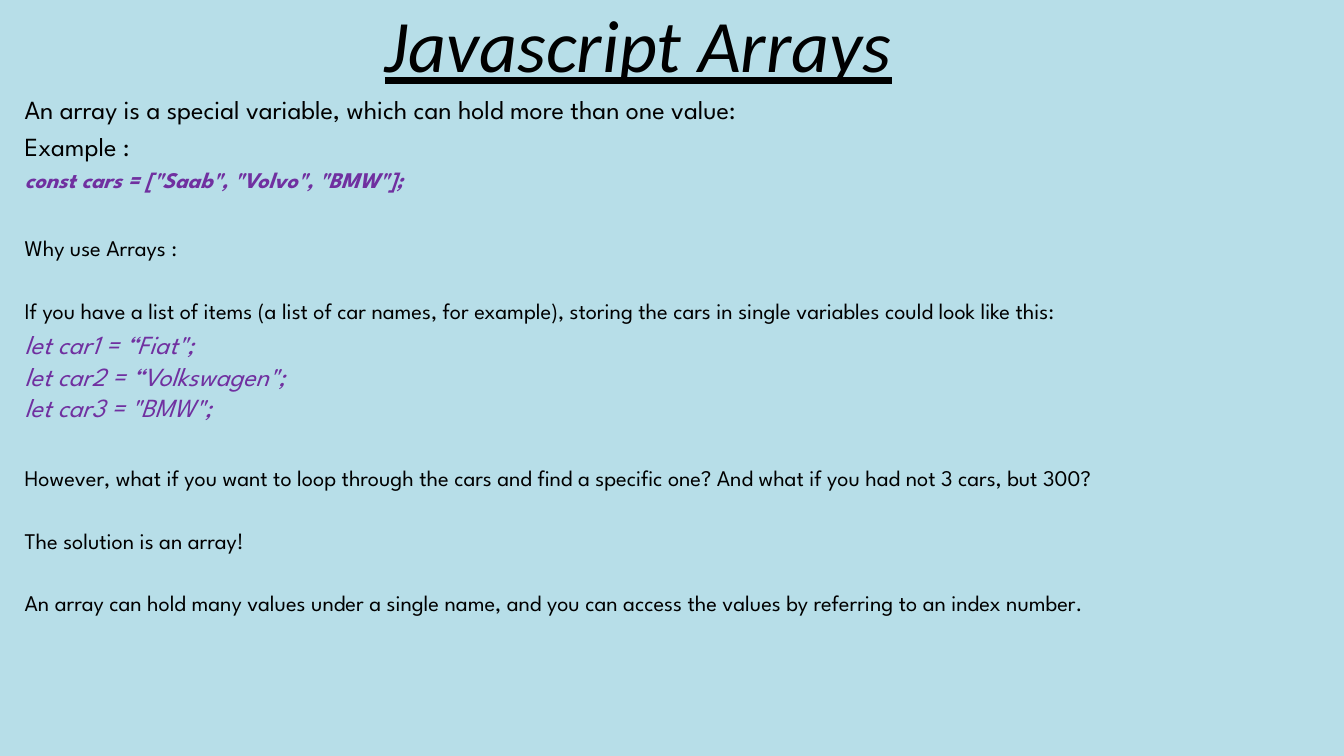
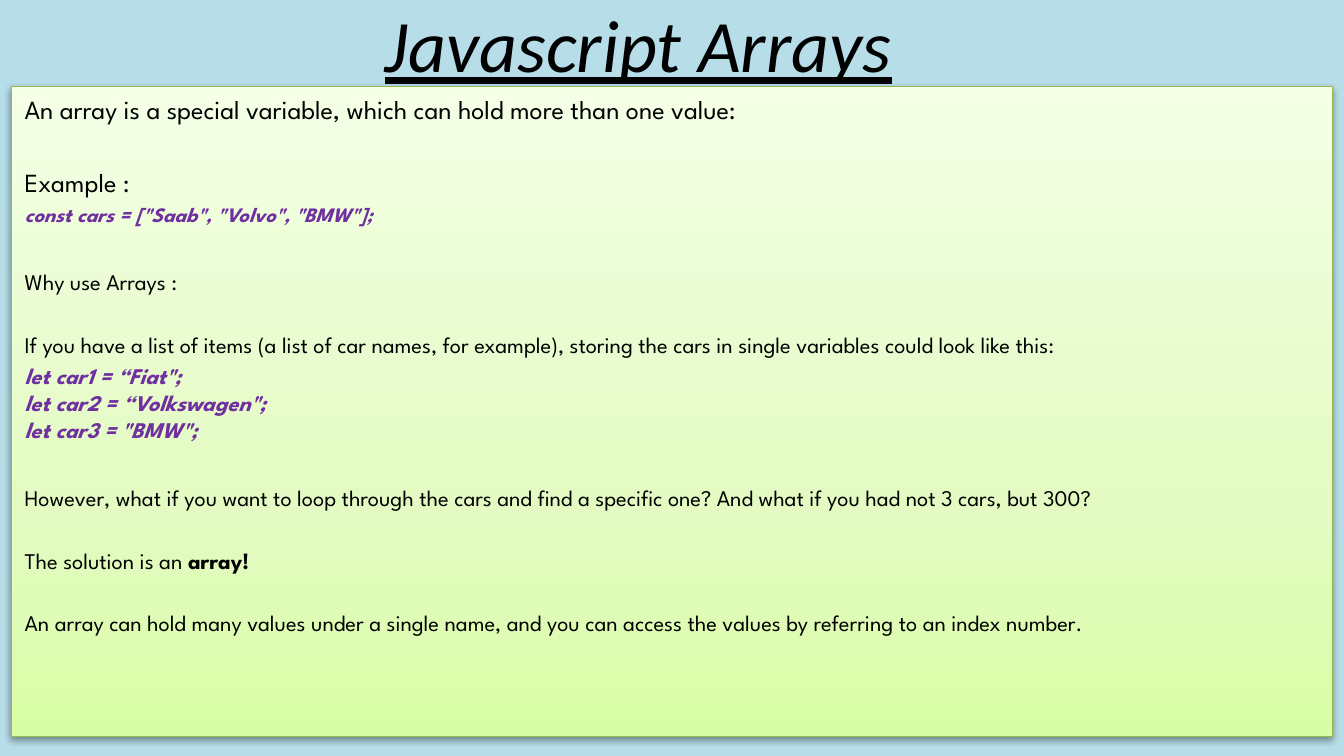
Before and after one commit to triple93r/Javascript_Arrays, a slide deck: slide 1 of JavascriptArrays.pptx. Drawn at 1344x756 pixels with LibreOffice and Linux fonts; fonts in the diff are those of the drawing. Boxes give left, top, right and bottom in pixels: in the first picture for what was removed or moved away, otherwise in the second. Text is boxed around its words. In the diff, an @@ line names an element or a change of style, - is before the commit and + after.

```diff
--- a/JavascriptArrays.pptx
+++ b/JavascriptArrays.pptx
@@ subtitle "An array is a special ...": place and size @@
-subtitle "An array is a special ..." at [25,101,1091,616]
+subtitle "An array is a special ..." at [11,87,1332,737]
@@ subtitle "An array is a special ..." at [11,87,1332,737]: fill none to gradient #DAFDA7 to #E4FCC2 to #F5FFE7; outline none to #98B955 0.75 pt; shadow on @@
@@ subtitle at [25,208,373,574]: size 12 to 11 pt in "const cars = ["Saab", "Volvo", "BMW"];"; size 14 to 12 pt in "let car1 = “Fiat"; let car2 = ..."; bold on in "let car1 = “Fiat"; let car2 = ...", "array!" @@
```
Also in this commit, not shown: 1 other slide changed, 23 slides added.
